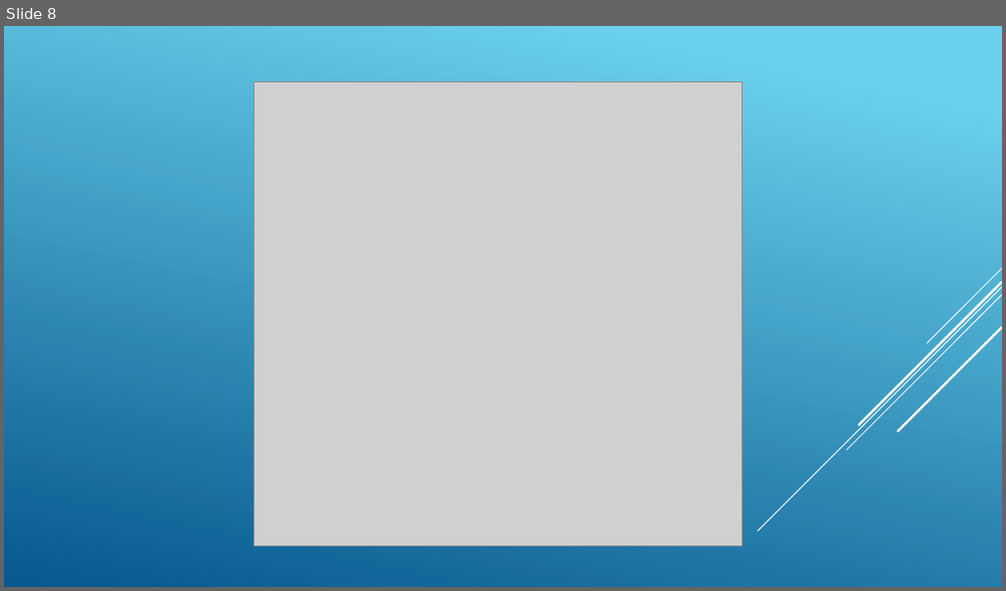
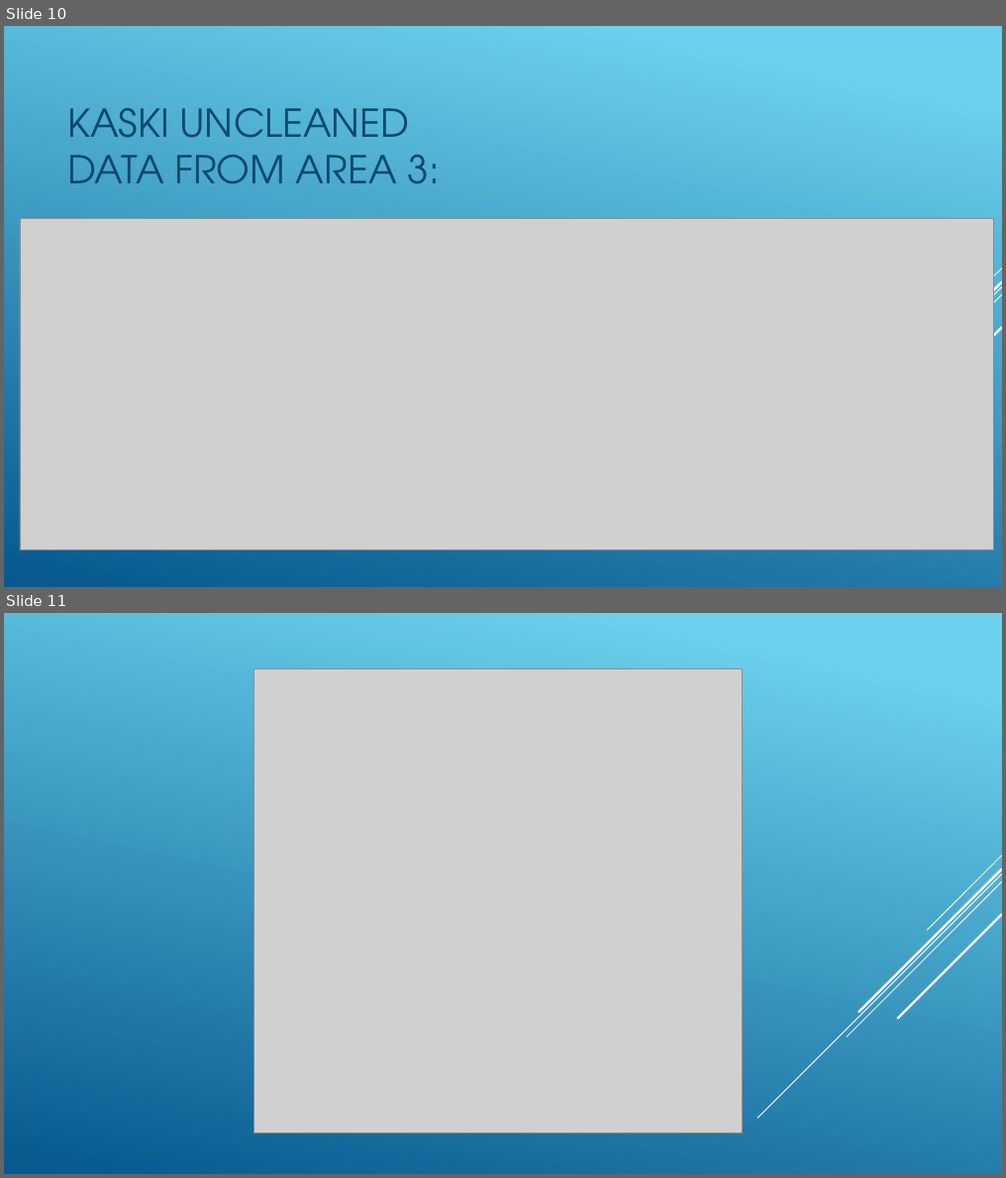
Before and after one commit to bishal2059/datathon_ices, a slide deck: Datathon Final dataset/Central election 2074/gandaki/Presentation.pptx. Shown one above the other, each under a label of ours: slide 8 before the commit, slides 10 and 11 after it. The pictures are 1006x591 and 1006x1178 pixels, drawn with LibreOffice and Linux fonts; fonts in the diff are those of the drawing; grey boxes stand for pictures. Boxes give left, top, right and bottom in pixels: in the first picture for what was removed or moved away, otherwise in the second. Text is boxed around its words. In the diff, an @@ line names an element or a change of style, - is before the commit and + after.

```diff
--- a/Datathon Final dataset/Central election 2074/gandaki/Presentation.pptx
+++ b/Datathon Final dataset/Central election 2074/gandaki/Presentation.pptx
@@ slide 10 added at (x1=4, y1=26, x2=1002, y2=587), background gradient #6ED2EB to #06588E; not listed: 5 template elements that a slide beside it also shows @@
@@ text added at (x1=67, y1=108, x2=439, y2=184), 37 pt, text #0F496F @@
+KASKI UNCLEANED DATA FROM AREA 3:
@@ picture added at (x1=20, y1=218, x2=994, y2=551) @@
@@ what was slide 8 is now slide 11 @@
```
Also in this commit, not shown: 7 other slides added, 1 other file.
